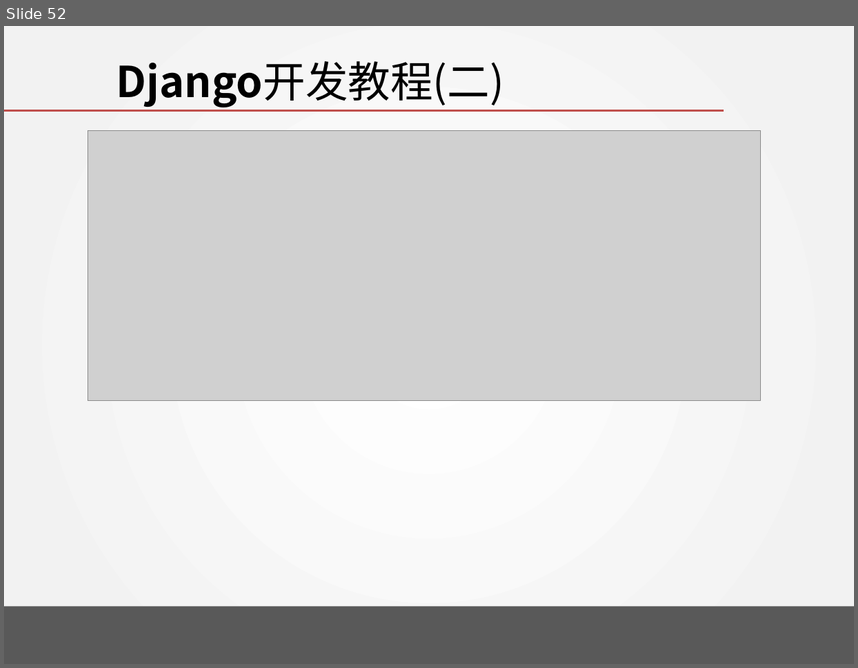
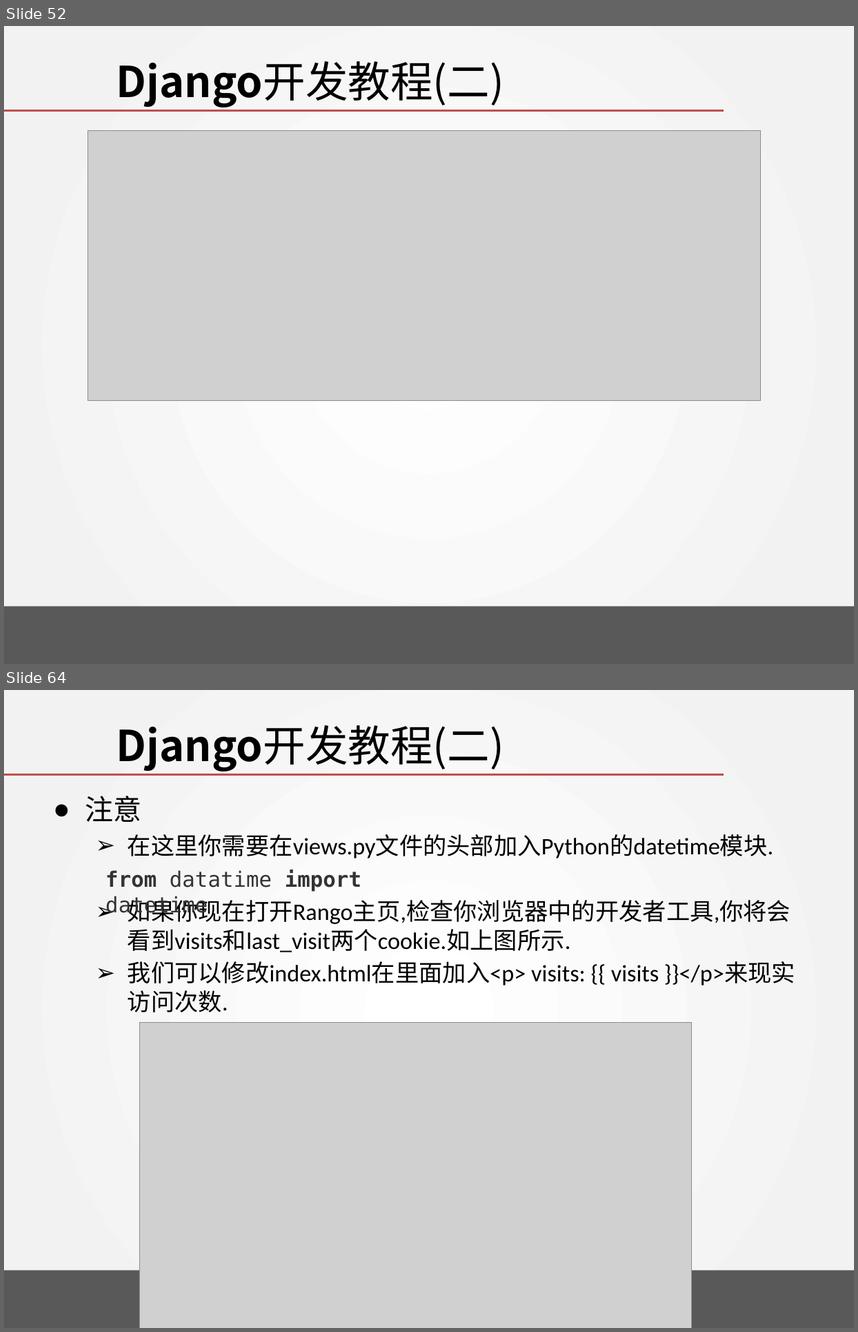
Before and after one commit to wangjin0818/Creative_Experiment, a slide deck: week 05/Tango with Django - II.pptx. Shown one above the other, each under a label of ours: slide 52 before the commit, slides 52 and 64 after it; the slides between them are not shown. The pictures are 858x668 and 858x1332 pixels, drawn with LibreOffice and Linux fonts; fonts in the diff are those of the drawing; grey boxes stand for pictures; background and template pictures are left out. Boxes give left, top, right and bottom in pixels: in the first picture for what was removed or moved away, otherwise in the second. Text is boxed around its words. In the diff, an @@ line names an element or a change of style, - is before the commit and + after.

```diff
--- a/week 05/Tango with Django - II.pptx
+++ b/week 05/Tango with Django - II.pptx
@@ slide 64 added at (x1=4, y1=690, x2=854, y2=1328), background gradient #FFFFFF to #F2F2F2; not listed: 2 template elements that a slide beside it also shows @@
@@ title added at (x1=116, y1=725, x2=505, y2=771), 36 pt, text #000000 @@
+Django开发教程(二)
@@ text added at (x1=85, y1=796, x2=795, y2=1012), 20 pt, text #000000 @@
+● 注意
+  ➢ 在这里你需要在views.py文件的头部加入Python的datetime模块.
+  ➢ 如果你现在打开Rango主页,检查你浏览器中的开发者工具,你将会看到visits和last_visit两个cookie.如上图所示.
+  ➢ 我们可以修改index.html在里面加入<p> visits: {{ visits }}</p>来现实访问次数.
@@ text added at (x1=105, y1=869, x2=361, y2=917), 18 pt, text #333333 @@
+from datatime import datetime
@@ picture added at (x1=139, y1=1023, x2=692, y2=1328) @@
```
Also in this commit, not shown: 5 slides changed, 21 other slides added.
